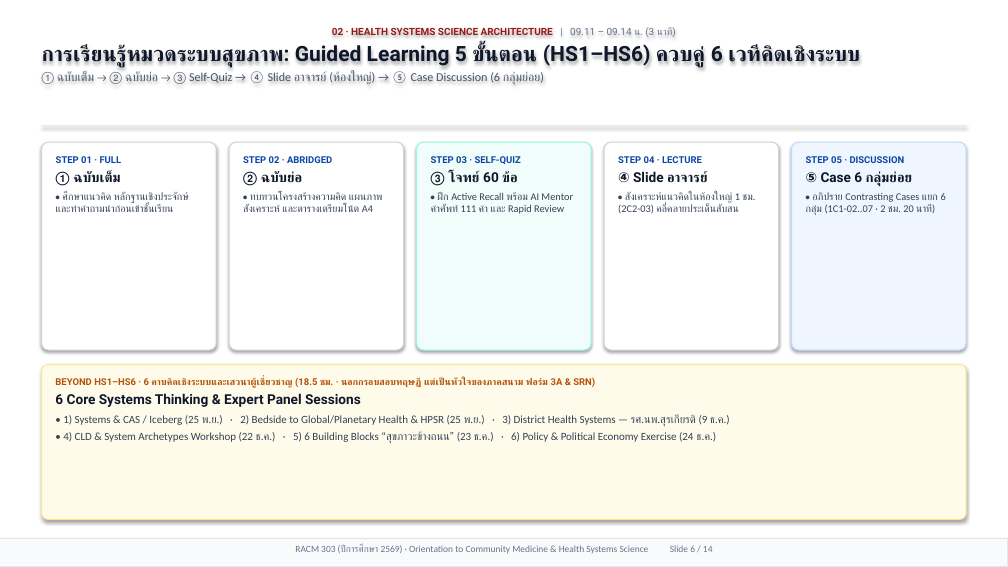
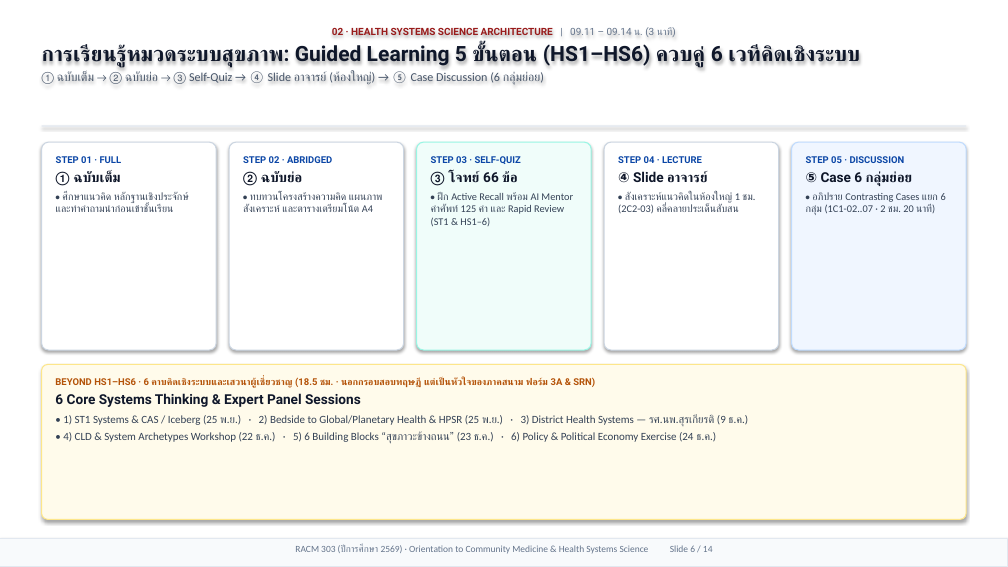
Before and after one commit to smartwoo/racm303-2569-faculty-member, a slide deck: slide 6 of exports/pptx/RACM303_2569_Orientation_Slides.pptx. Drawn at 1008x567 pixels with LibreOffice and Linux fonts; fonts in the diff are those of the drawing. Boxes give left, top, right and bottom in pixels: in the first picture for what was removed or moved away, otherwise in the second. Text is boxed around its words. In the diff, an @@ line names an element or a change of style, - is before the commit and + after.

```diff
--- a/exports/pptx/RACM303_2569_Orientation_Slides.pptx
+++ b/exports/pptx/RACM303_2569_Orientation_Slides.pptx
@@ text in rounded rectangle at box(431, 171, 573, 226): text changed @@
-③ โจทย์ 60 ข้อ
-• ฝึก Active Recall พร้อม AI Mentor คำศัพท์ 111 คำ และ Rapid Review
+③ โจทย์ 66 ข้อ
+• ฝึก Active Recall พร้อม AI Mentor คำศัพท์ 125 คำ และ Rapid Review (ST1 & HS1–6)
@@ text in rounded rectangle at box(63, 414, 748, 426): text changed @@
-• 1) Systems & CAS / Iceberg (25 พ.ย.) · 2) Bedside to Global/Planetary Health & HPSR (25 พ.ย.) · 3) District Health Systems — รศ.นพ.สุรเกียรติ (9 ธ.ค.)
+• 1) ST1 Systems & CAS / Iceberg (25 พ.ย.) · 2) Bedside to Global/Planetary Health & HPSR (25 พ.ย.) · 3) District Health Systems — รศ.นพ.สุรเกียรติ (9 ธ.ค.)
```
Also in this commit, not shown: 2 other slides changed, 4 other files.
